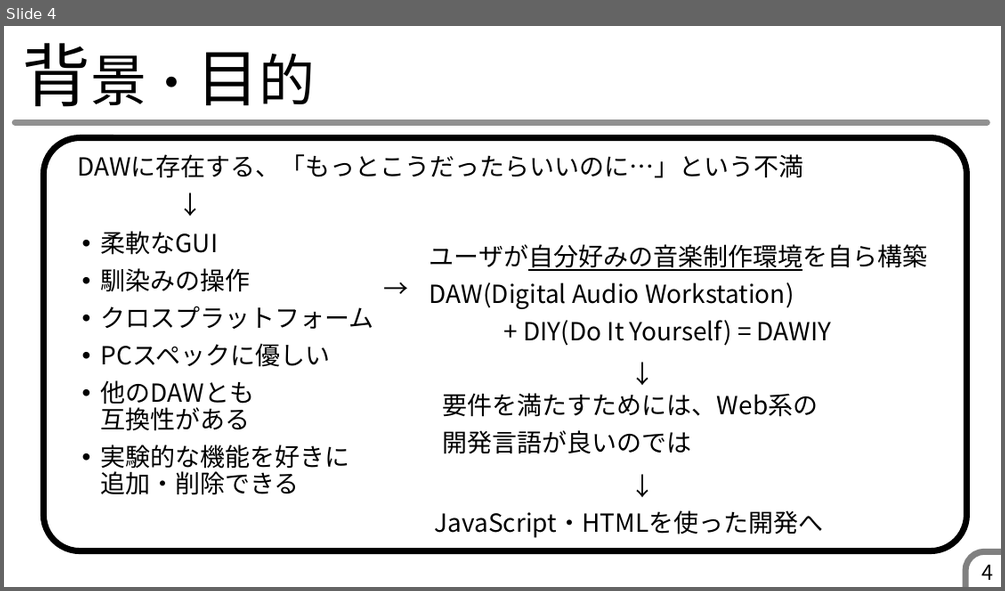
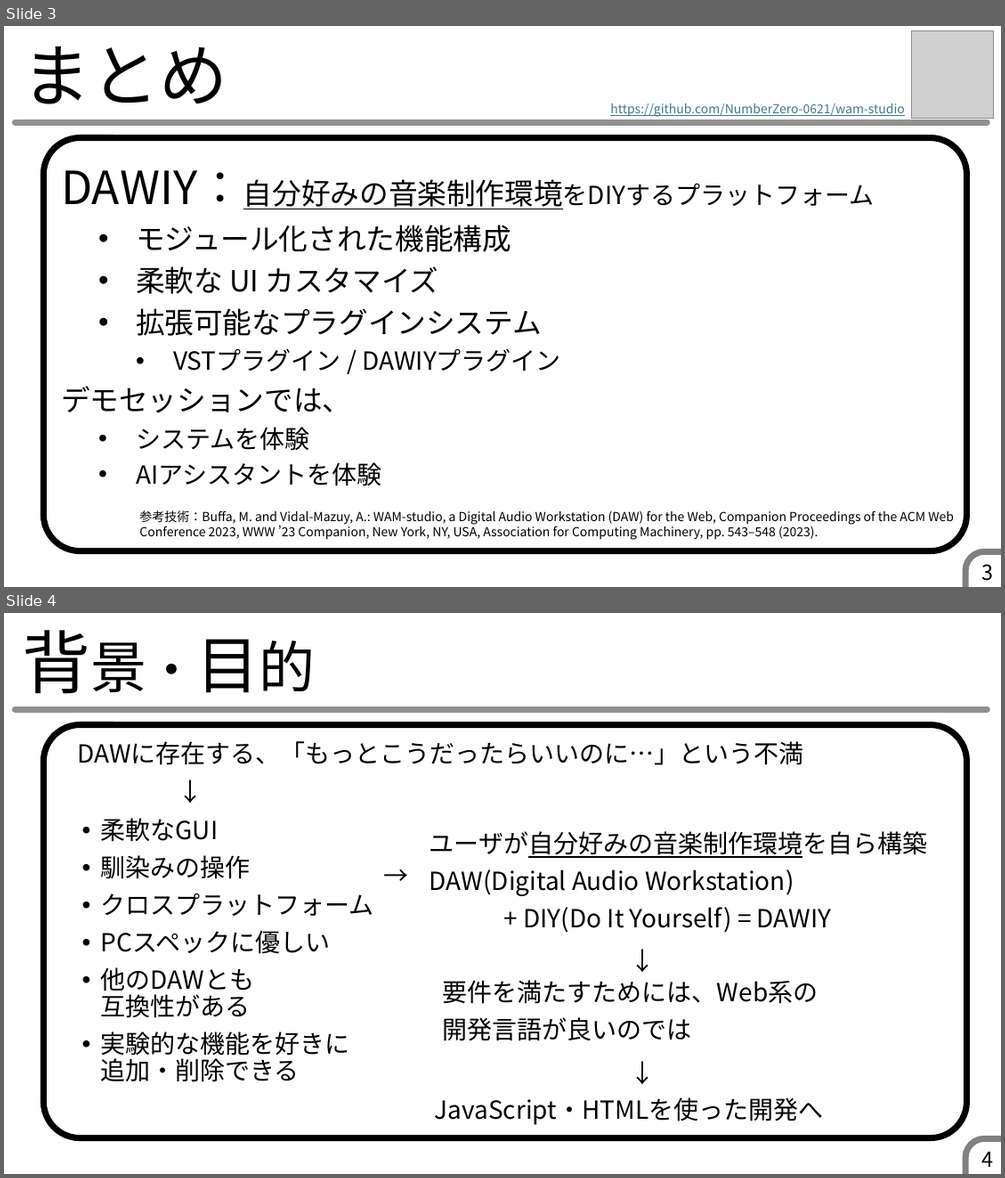
Before and after one commit to muse-studio/pbl2025, a slide deck: 発表スライド・ポスター/EC79_DAWIY_スライド.pptx. Shown one above the other, each under a label of ours: slide 4 before the commit, slides 3 and 4 after it. The pictures are 1005x591 and 1005x1178 pixels, drawn with LibreOffice and Linux fonts; fonts in the diff are those of the drawing; grey boxes stand for pictures. Boxes give left, top, right and bottom in pixels: in the first picture for what was removed or moved away, otherwise in the second. Text is boxed around its words. In the diff, an @@ line names an element or a change of style, - is before the commit and + after.

```diff
--- a/発表スライド・ポスター/EC79_DAWIY_スライド.pptx
+++ b/発表スライド・ポスター/EC79_DAWIY_スライド.pptx
@@ slide 3 added at (4,26,1001,587), background #FFFFFF; not listed: 2 template elements that a slide beside it also shows @@
@@ title added at (23,46,228,104), 66 pt, text #000000 @@
+まとめ
@@ picture added at (912,31,994,118) @@
@@ text added at (610,103,904,117), 12 pt, text #467886, underline @@
+https://github.com/NumberZero-0621/wam-studio
@@ rounded rectangle added at (44,137,967,550), outline #000000 6 pt @@
@@ text added at (61,170,874,486), 28 pt, text #000000 @@
+DAWIY：自分好みの音楽制作環境をDIYするプラットフォーム
+  • モジュール化された機能構成
+  • 柔軟な UI カスタマイズ
+  • 拡張可能なプラグインシステム
+    • VSTプラグイン / DAWIYプラグイン
+デモセッションでは、
+  • システムを体験
+  • AIアシスタントを体験
@@ text added at (139,510,954,540), 12 pt, text #000000 @@
+参考技術：Buffa, M. and Vidal-Mazuy, A.: WAM-studio, a Digital Audio Workstation (DAW) for the Web, Companion Proceedings of the ACM Web Conference 2023, WWW ’23 Companion, New York, NY, USA, Association for Computing Machinery, pp. 543–548 (2023).
@@ page number added at (982,564,994,580), 20 pt, text #000000 @@
+3
```
Also in this commit, not shown: 1 slide changed, 2 other files.
